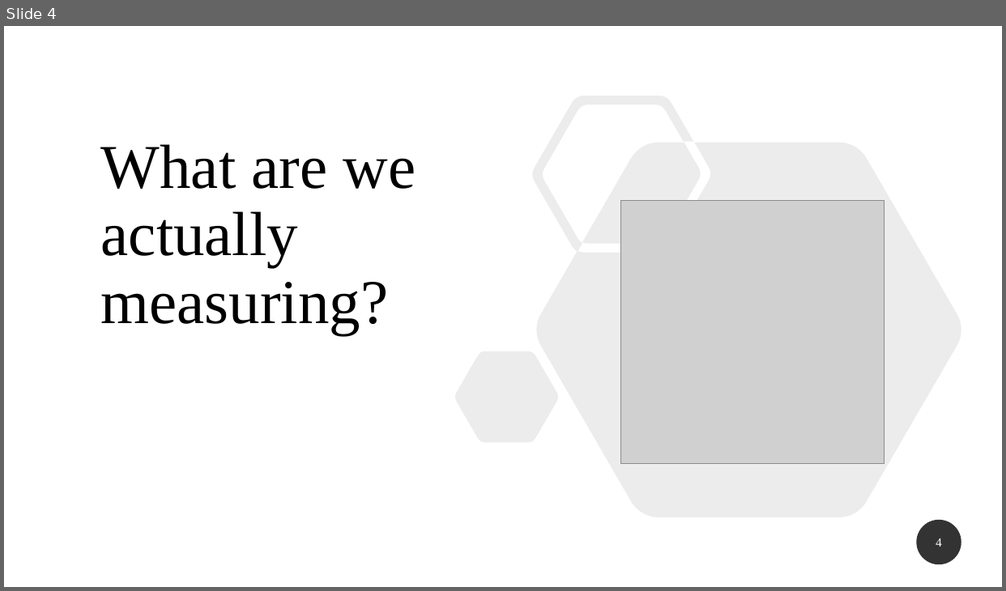
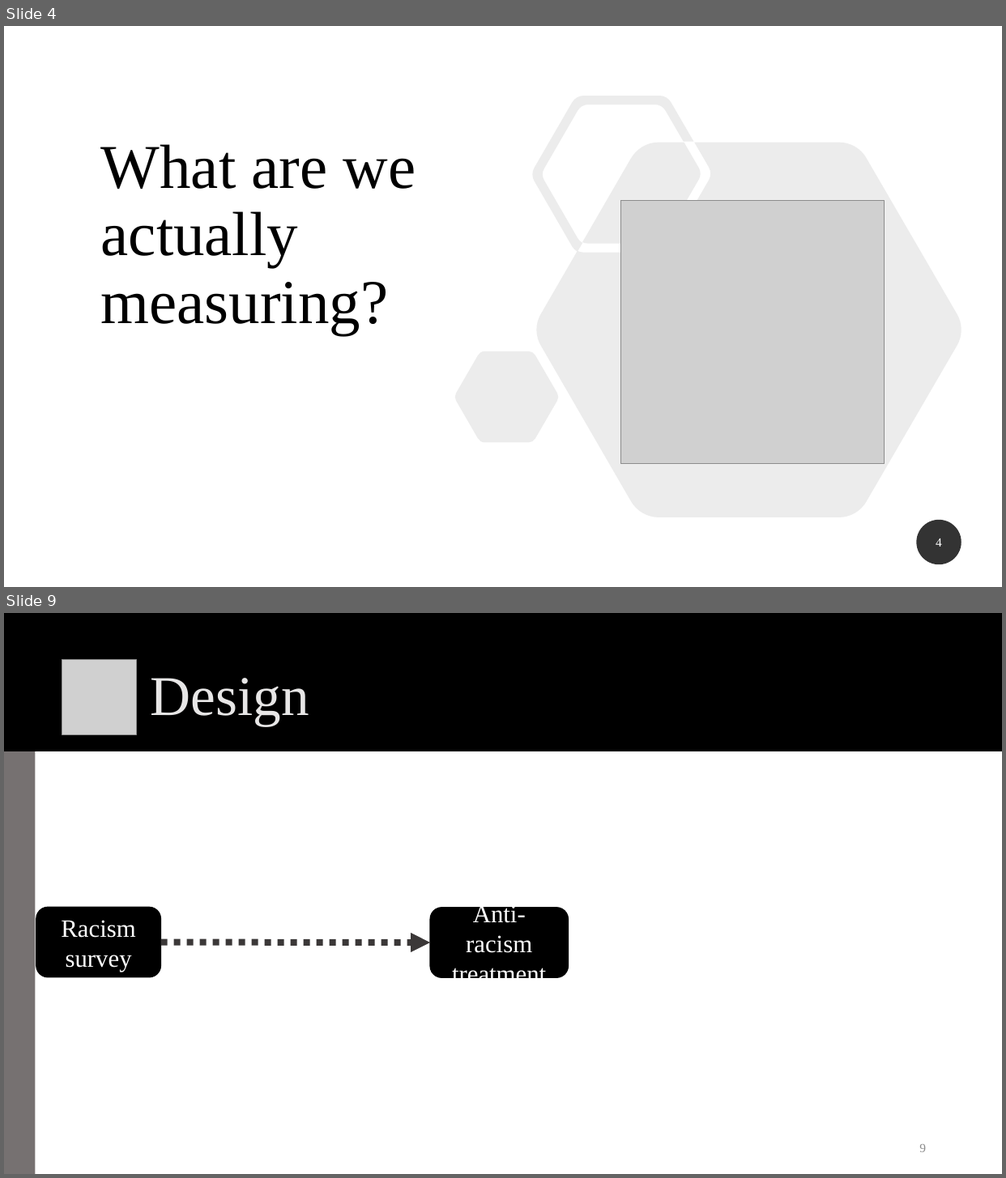
Before and after one commit to rossdahlke/course_writings, a slide deck: stanford_comm_318/week_03/week_03_scc.pptx. Shown one above the other, each under a label of ours: slide 4 before the commit, slides 4 and 9 after it; the slides between them are not shown. The pictures are 1006x591 and 1006x1178 pixels, drawn with LibreOffice and Linux fonts; fonts in the diff are those of the drawing; grey boxes stand for pictures; background and template pictures are left out. Boxes give left, top, right and bottom in pixels: in the first picture for what was removed or moved away, otherwise in the second. Text is boxed around its words. In the diff, an @@ line names an element or a change of style, - is before the commit and + after.

```diff
--- a/stanford_comm_318/week_03/week_03_scc.pptx
+++ b/stanford_comm_318/week_03/week_03_scc.pptx
@@ slide 9 added at <box>4,613,1002,1174</box>, background #FFFFFF; not listed: 1 template element that a slide beside it also shows @@
@@ rectangle added at <box>4,613,1002,752</box>, fill #000000 @@
@@ picture added at <box>62,659,138,735</box> @@
@@ title added at <box>151,678,309,726</box>, 54 pt, text #E7E6E6 @@
+Design
@@ rounded rectangle added at <box>36,907,160,977</box>, fill #000000, outline #000000 1 pt, 24 pt, text #FFFFFF @@
+Racism survey
@@ rounded rectangle added at <box>430,908,568,978</box>, fill #000000, outline #000000 1 pt, 24 pt, text #FFFFFF @@
+Anti-racism treatment
@@ arrow added from (160, 943) to (430, 943), #3B3838 6.25 pt dashed @@
@@ page number added at <box>919,1144,926,1152</box>, 12 pt, text #8C8C8C @@
+9
```
Also in this commit, not shown: 8 slides changed, 33 other slides added, 8 slides removed, 1 other file.
